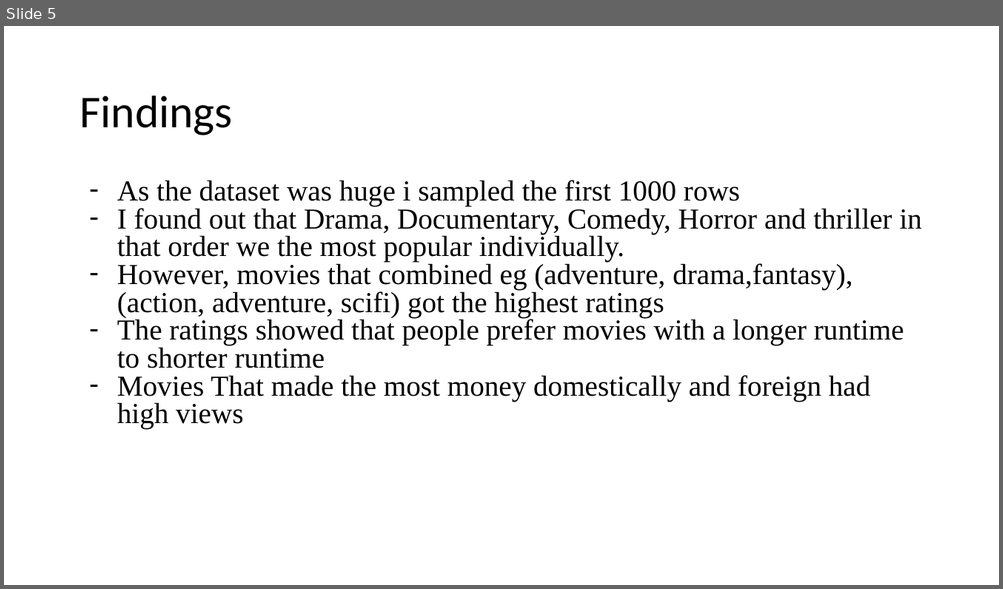
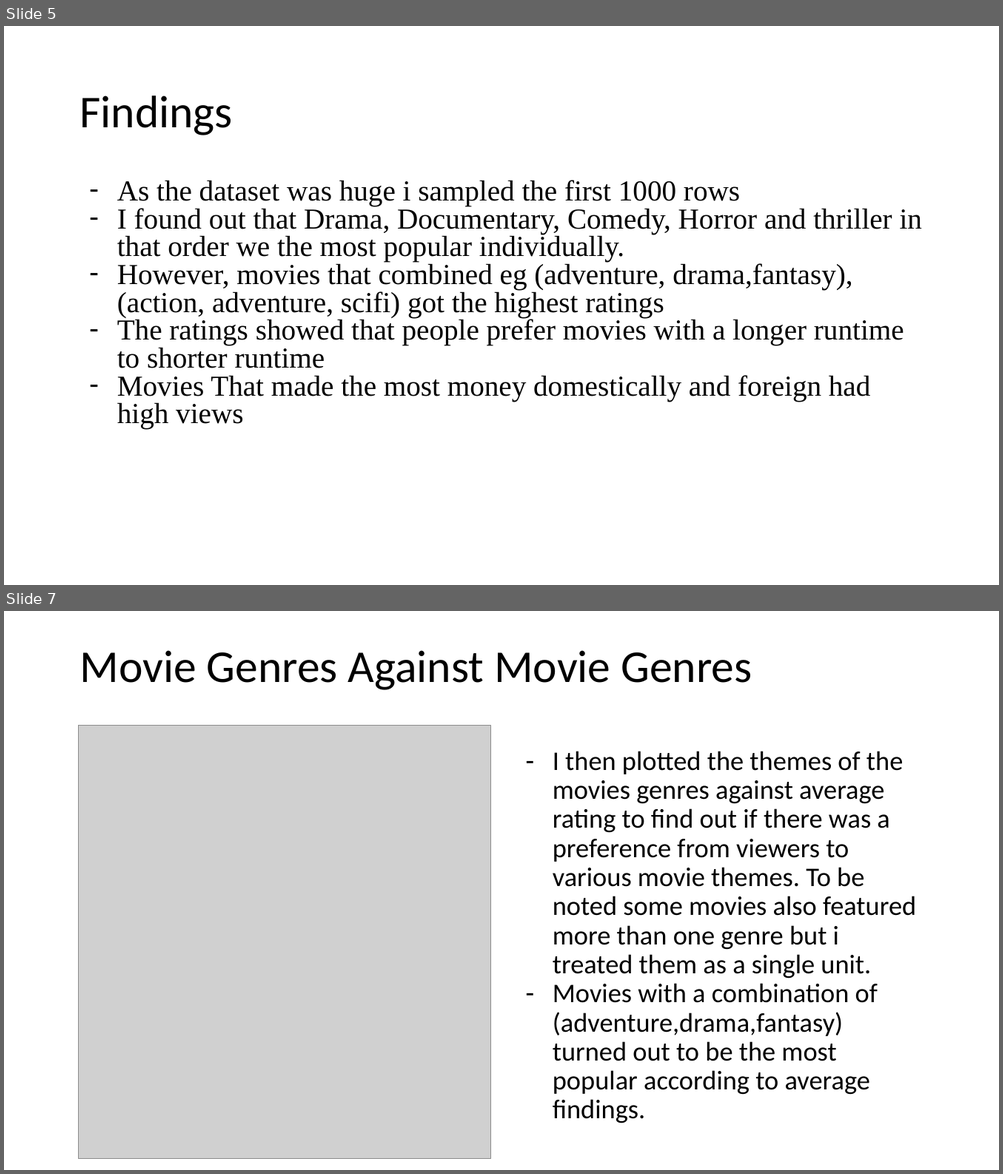
Before and after one commit to Daniel-Muruthi/dsc-microsoft-films-project, a slide deck: MICROSOFT_STUDIO_PROJECT.pptx. Shown one above the other, each under a label of ours: slide 5 before the commit, slides 5 and 7 after it; the slides between them are not shown. The pictures are 1003x589 and 1003x1174 pixels, drawn with LibreOffice and Linux fonts; fonts in the diff are those of the drawing; grey boxes stand for pictures. Boxes give left, top, right and bottom in pixels: in the first picture for what was removed or moved away, otherwise in the second. Text is boxed around its words. In the diff, an @@ line names an element or a change of style, - is before the commit and + after.

```diff
--- a/MICROSOFT_STUDIO_PROJECT.pptx
+++ b/MICROSOFT_STUDIO_PROJECT.pptx
@@ slide 7 added at bbox=[4, 611, 999, 1170], background #FFFFFF @@
@@ title added at bbox=[79, 650, 751, 690], 44 pt, text #000000 @@
+Movie Genres Against Movie Genres
@@ picture added at bbox=[79, 725, 491, 1159] @@
@@ text added at bbox=[552, 751, 916, 1124], 26 pt, text #000000 @@
+– I then plotted the themes of the movies genres against average rating to find out if there was a preference from viewers to various movie themes. To be noted some movies also featured more than one genre but i treated them as a single unit.
+– Movies with a combination of (adventure,drama,fantasy) turned out to be the most popular according to average findings.
```
Also in this commit, not shown: 1 slide changed, 4 other slides added, 1 other file.
